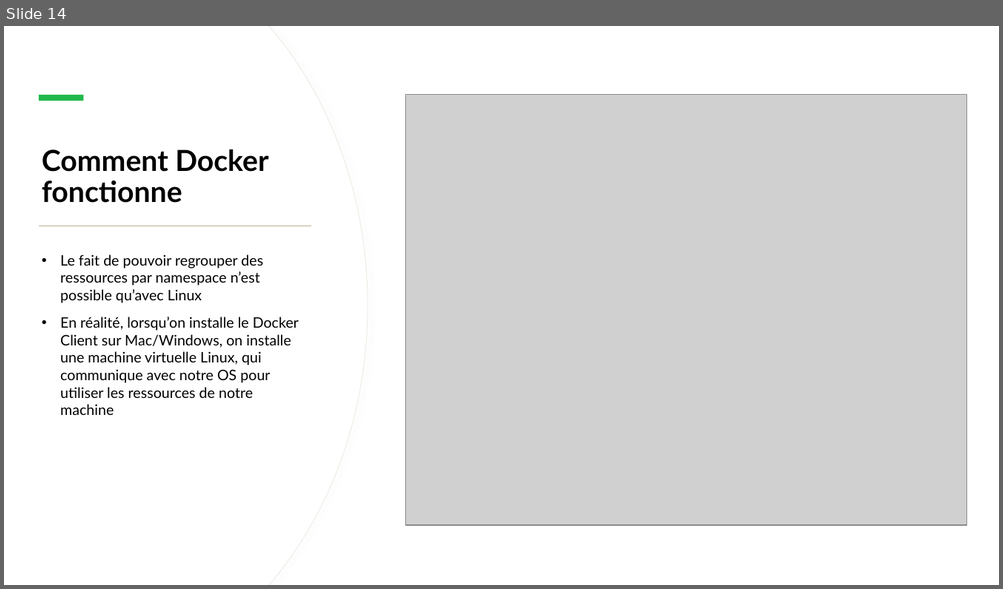
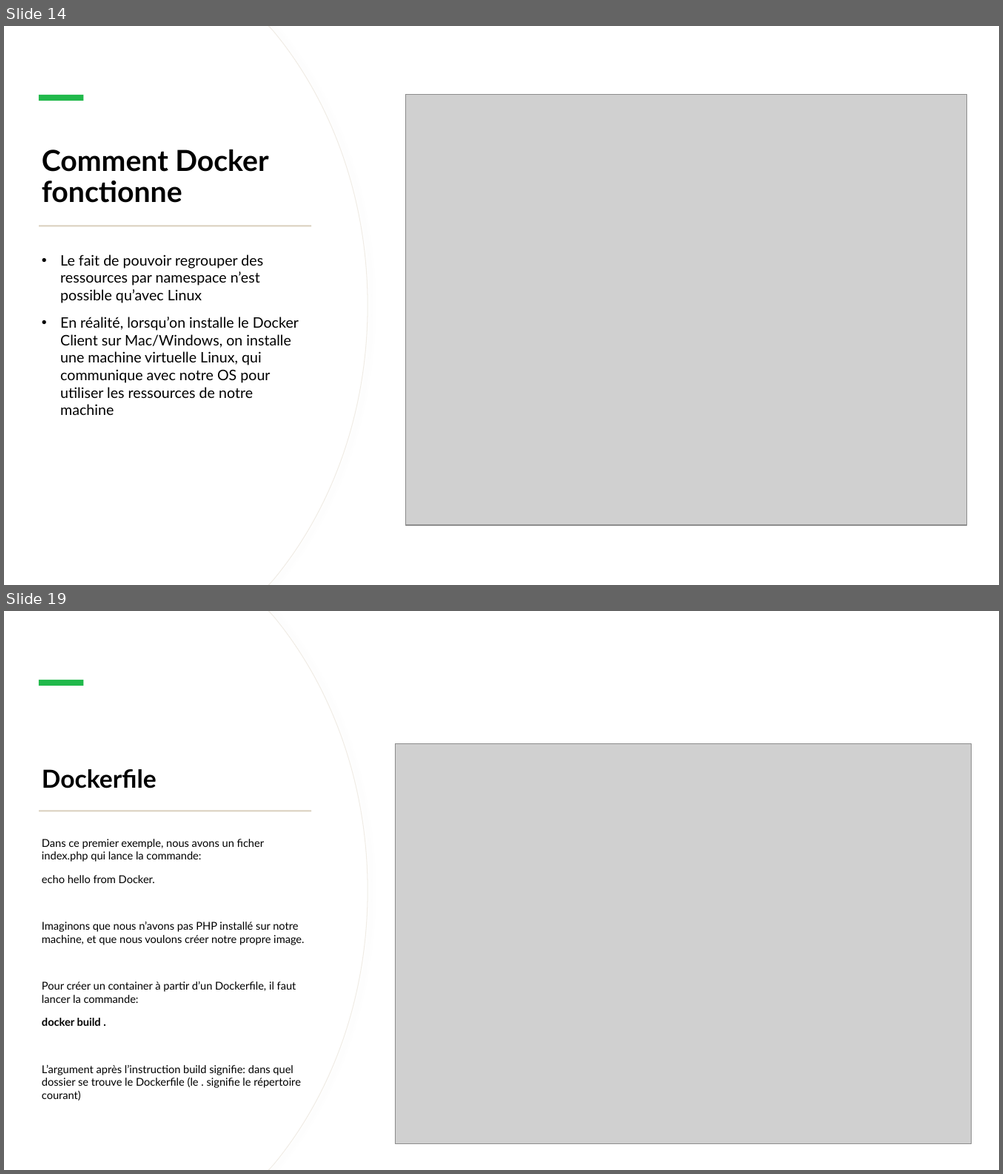
Before and after one commit to IPSSIASIDEV2/Jedy-DockerKubernetes-Formation, a slide deck: Cours/Cours.pptx. Shown one above the other, each under a label of ours: slide 14 before the commit, slides 14 and 19 after it; the slides between them are not shown. The pictures are 1003x589 and 1003x1174 pixels, drawn with LibreOffice and Linux fonts; fonts in the diff are those of the drawing; grey boxes stand for pictures. Boxes give left, top, right and bottom in pixels: in the first picture for what was removed or moved away, otherwise in the second. Text is boxed around its words. In the diff, an @@ line names an element or a change of style, - is before the commit and + after.

```diff
--- a/Cours/Cours.pptx
+++ b/Cours/Cours.pptx
@@ slide 19 added at box(4, 611, 999, 1170), background #FFFFFF; not listed: 2 template elements that a slide beside it also shows @@
@@ rectangle added at box(4, 611, 999, 1170), fill #FFFFFF @@
@@ freeform shape added at box(4, 611, 367, 1170), fill #FFFFFF, outline #F0ECE5 0.75 pt @@
@@ freeform shape added at box(4, 611, 367, 1170), fill #FFFFFF @@
@@ rectangle added at box(38, 680, 83, 686), fill #21B94B @@
@@ picture added at box(395, 743, 971, 1145) @@
@@ title added at box(42, 769, 156, 789), 24 pt, text #000000, bold @@
+Dockerfile
@@ rectangle added at box(39, 810, 311, 812), fill #DACFBD @@
@@ text added at box(42, 839, 304, 1101), 10.5 pt, text #000000 @@
+Dans ce premier exemple, nous avons un ficher index.php qui lance la commande:
+echo hello from Docker.
+Imaginons que nous n’avons pas PHP installé sur notre machine, et que nous voulons créer notre propre image.
+Pour créer un container à partir d’un Dockerfile, il faut lancer la commande:
+docker build .
+L’argument après l’instruction build signifie: dans quel dossier se trouve le Dockerfile (le . signifie le répertoire courant)
```
Also in this commit, not shown: 15 slides changed, 5 other slides added, 4 slides removed, 2 other files.
